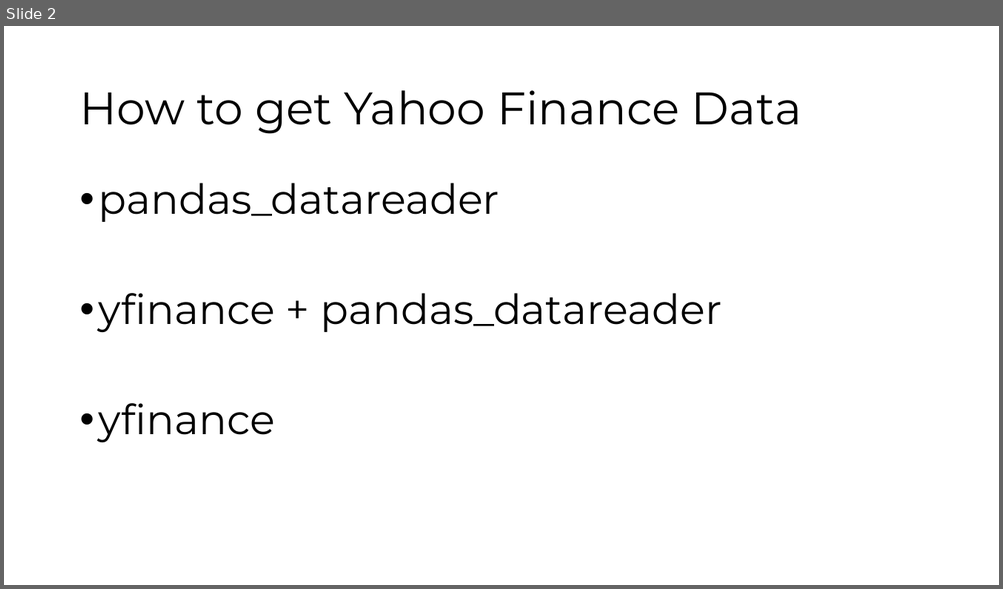
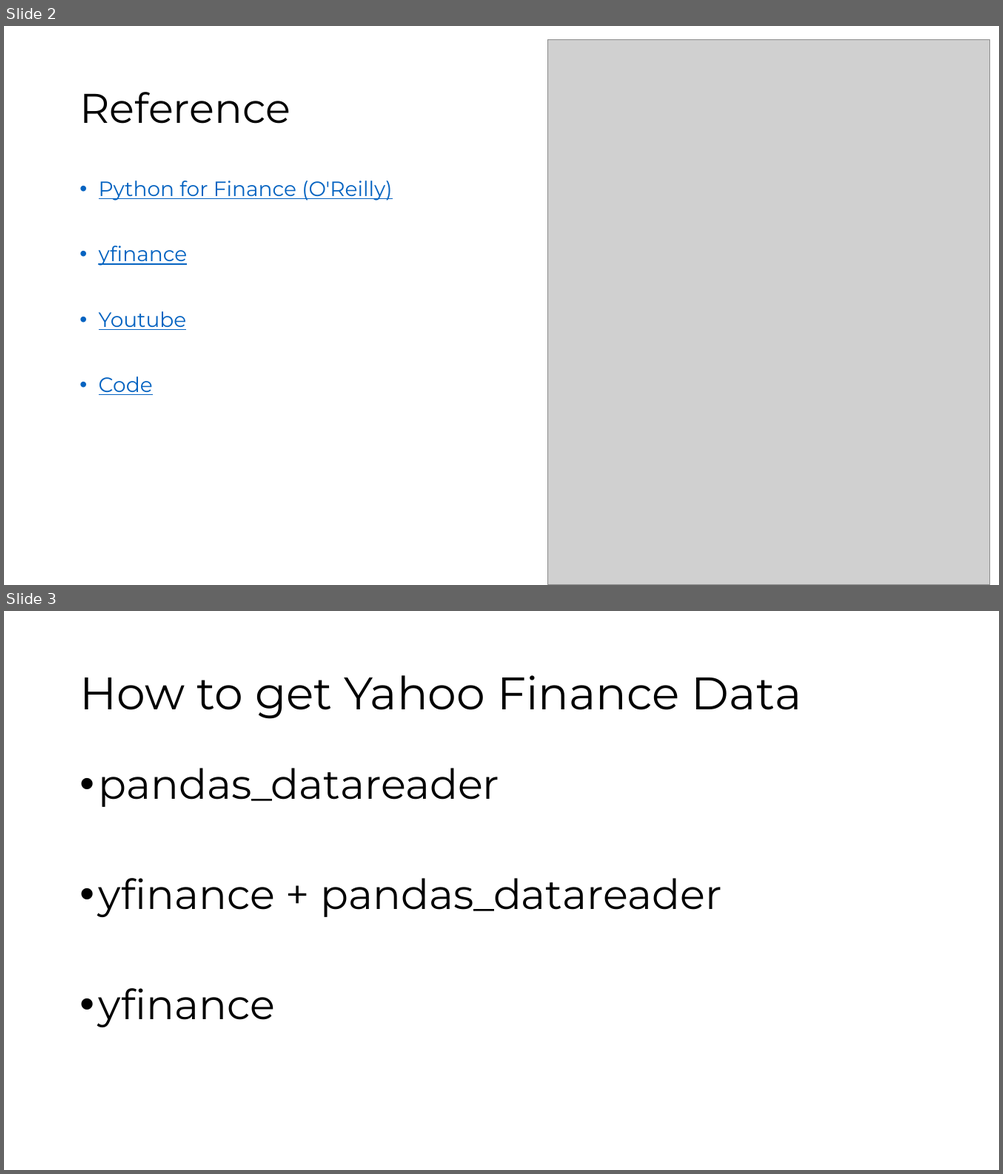
Before and after one commit to SungchulLee/financial_math, a slide deck: 야후 파이낸스 데이타 획득하기.pptx. Shown one above the other, each under a label of ours: slide 2 before the commit, slides 2 and 3 after it. The pictures are 1003x589 and 1003x1174 pixels, drawn with LibreOffice and Linux fonts; fonts in the diff are those of the drawing; grey boxes stand for pictures. Boxes give left, top, right and bottom in pixels: in the first picture for what was removed or moved away, otherwise in the second. Text is boxed around its words. In the diff, an @@ line names an element or a change of style, - is before the commit and + after.

Commit message:
youtube link added

```diff
--- a/야후 파이낸스 데이타 획득하기.pptx
+++ b/야후 파이낸스 데이타 획득하기.pptx
@@ slide 2 added at (x1=4, y1=26, x2=999, y2=585), background #FFFFFF @@
@@ picture added at (x1=548, y1=40, x2=990, y2=585) @@
@@ title added at (x1=79, y1=92, x2=290, y2=124), 40 pt, text #000000 @@
+Reference
@@ text added at (x1=99, y1=181, x2=392, y2=395), 20 pt, text #0563C1, underline @@
+• Python for Finance (O'Reilly)
+• yfinance
+• Youtube
+• Code
@@ what was slide 2 is now slide 3 @@
```
Also in this commit, not shown: 2 slides changed, 1 other slide added.
